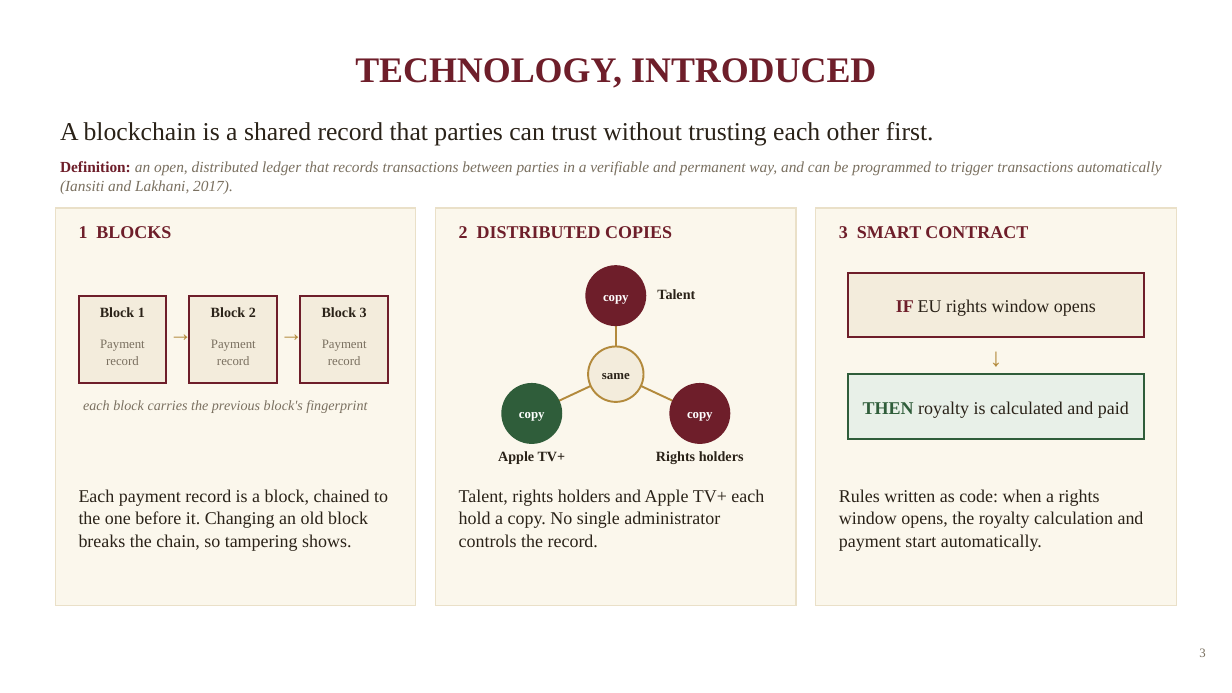
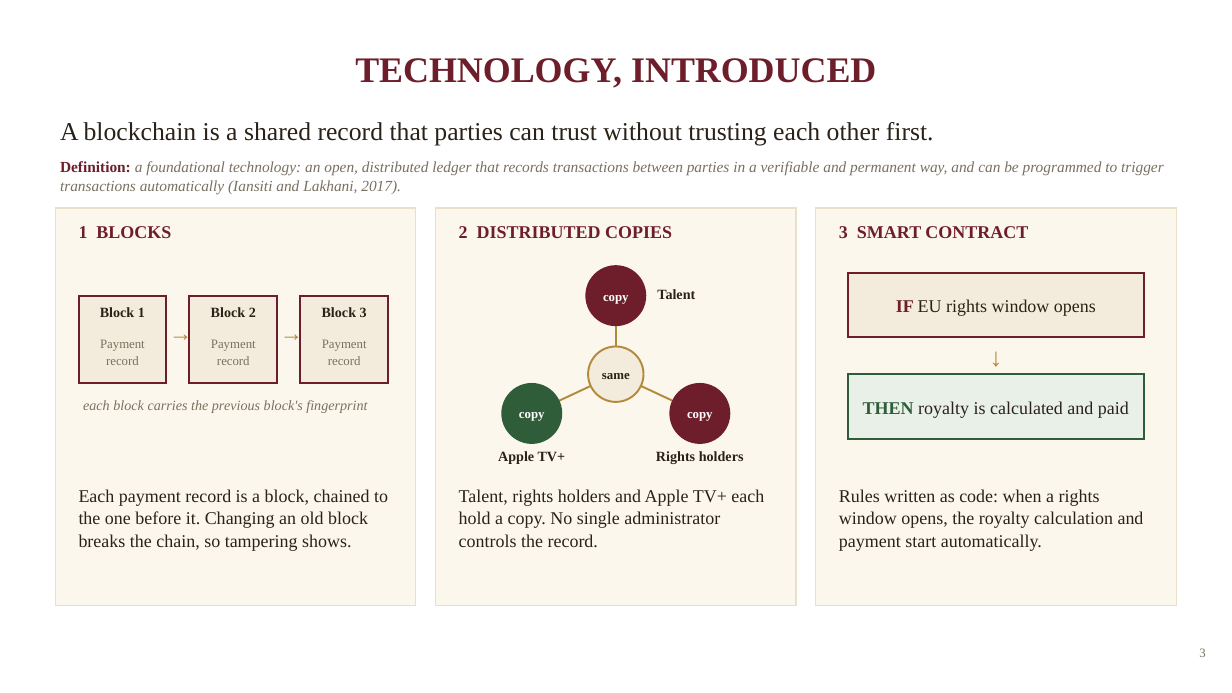
Before and after one commit to karanrg22-svg/skill, a slide deck: slide 3 of Ledger_of_Record_updated.pptx. Drawn at 1232x693 pixels with LibreOffice and Linux fonts; fonts in the diff are those of the drawing. Boxes give left, top, right and bottom in pixels: in the first picture for what was removed or moved away, otherwise in the second. Text is boxed around its words. In the diff, an @@ line names an element or a change of style, - is before the commit and + after.

```diff
--- a/Ledger_of_Record_updated.pptx
+++ b/Ledger_of_Record_updated.pptx
@@ text at (60, 161, 1164, 194): text changed @@
-Definition: an open, distributed ledger that records transactions between parties in a verifiable and permanent way, and can be programmed to trigger transactions automatically (Iansiti and Lakhani, 2017).
+Definition: a foundational technology: an open, distributed ledger that records transactions between parties in a verifiable and permanent way, and can be programmed to trigger transactions automatically (Iansiti and Lakhani, 2017).
```
Also in this commit, not shown: 2 other slides changed.
